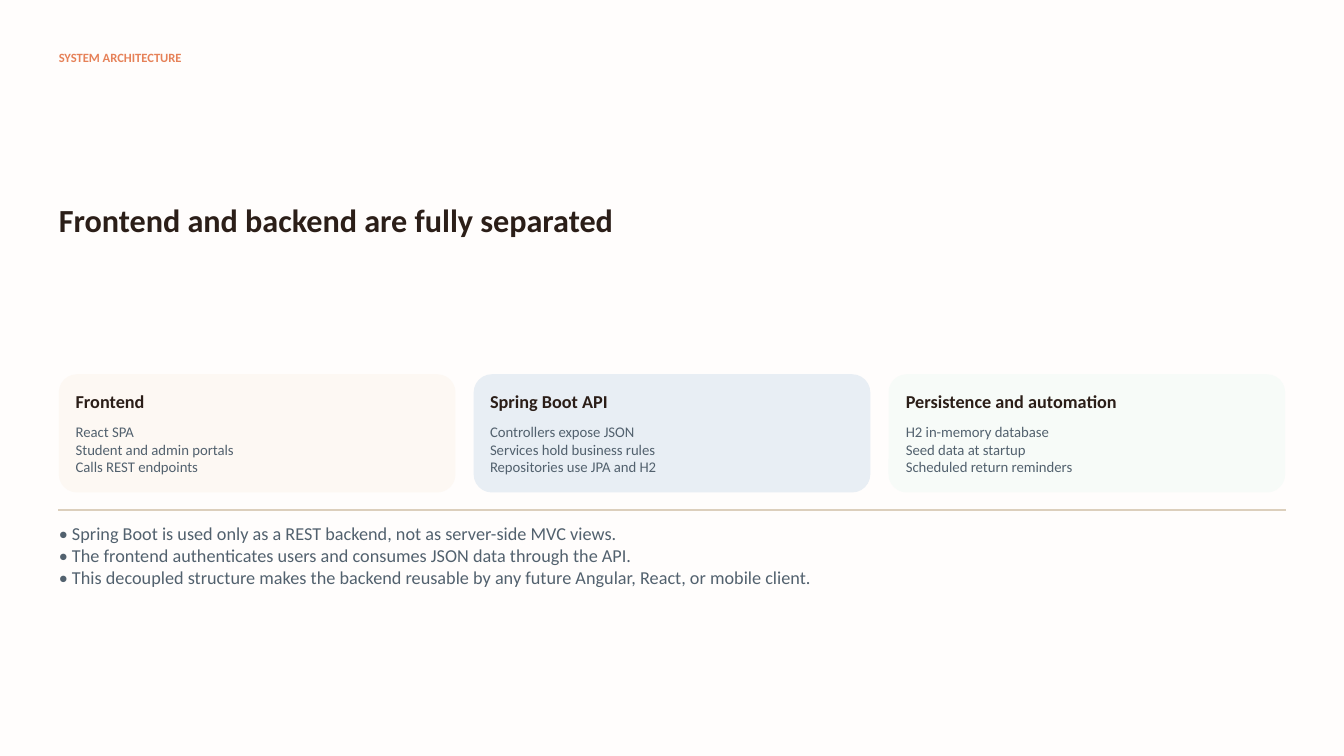
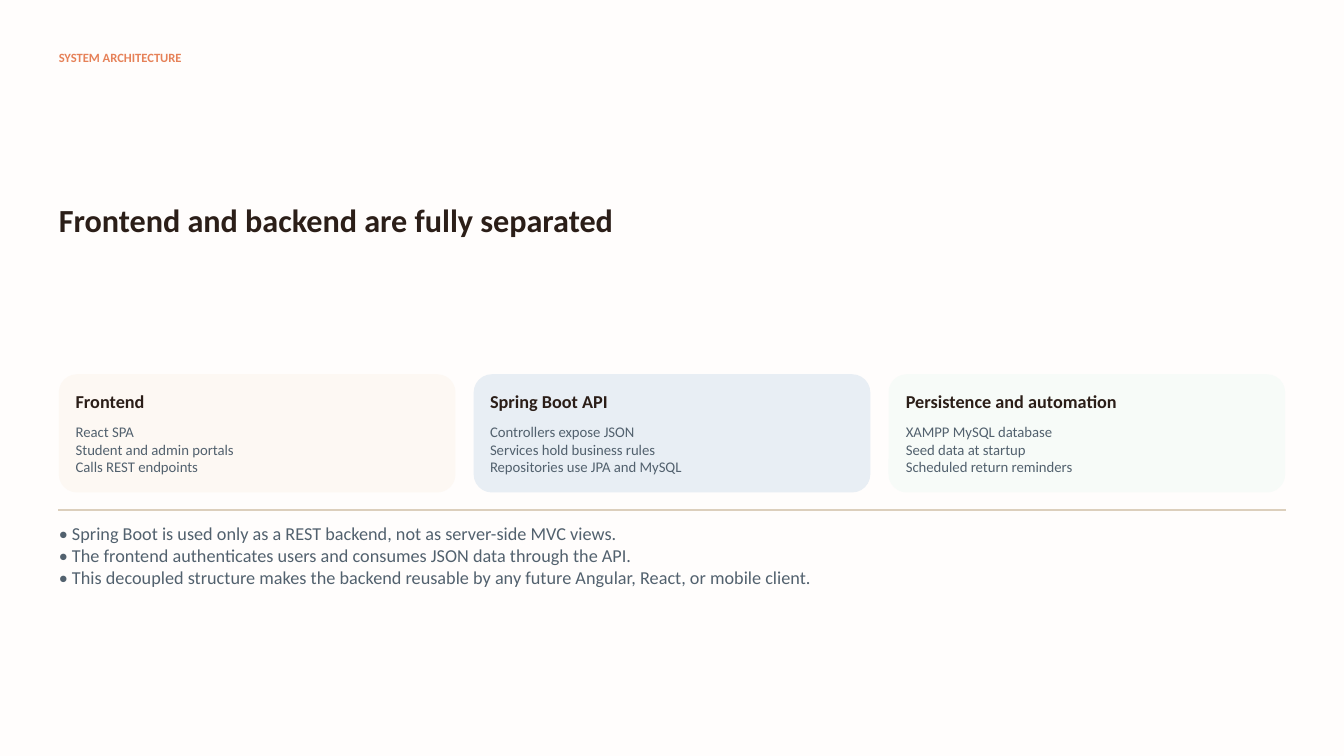
Before and after one commit to montassar1234/campus-resourcely, a slide deck: slide 3 of docs/Campus-Resourcely-Spring-Boot-Defense.pptx. Drawn at 1344x756 pixels with LibreOffice and Linux fonts; fonts in the diff are those of the drawing. Boxes give left, top, right and bottom in pixels: in the first picture for what was removed or moved away, otherwise in the second. Text is boxed around its words. In the diff, an @@ line names an element or a change of style, - is before the commit and + after.

```diff
--- a/docs/Campus-Resourcely-Spring-Boot-Defense.pptx
+++ b/docs/Campus-Resourcely-Spring-Boot-Defense.pptx
@@ text at bbox=[906, 427, 1052, 440]: text changed @@
-H2 in-memory database
+XAMPP MySQL database
@@ text at bbox=[490, 462, 682, 475]: text changed @@
-Repositories use JPA and H2
+Repositories use JPA and MySQL
```
Also in this commit, not shown: 8 other slides changed, 28 other files.
